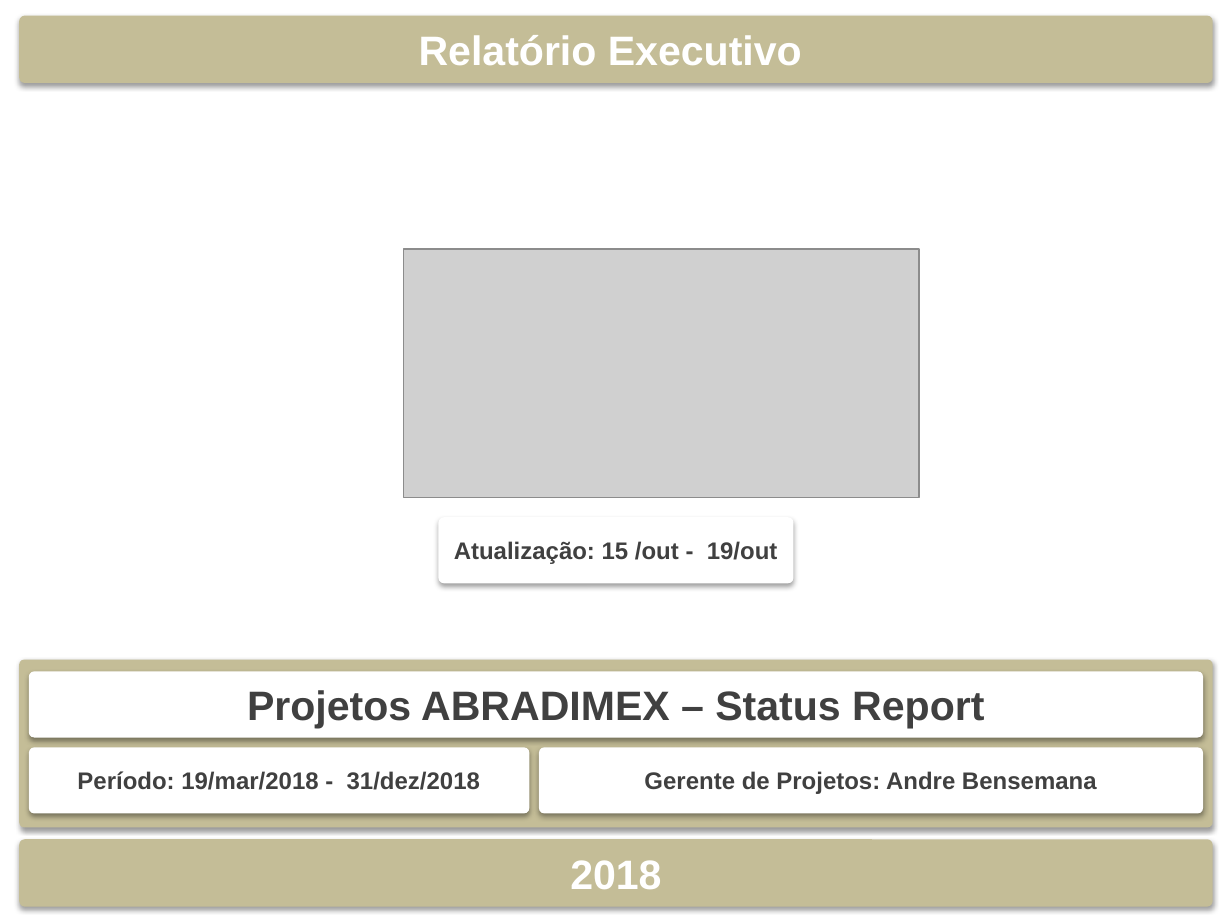
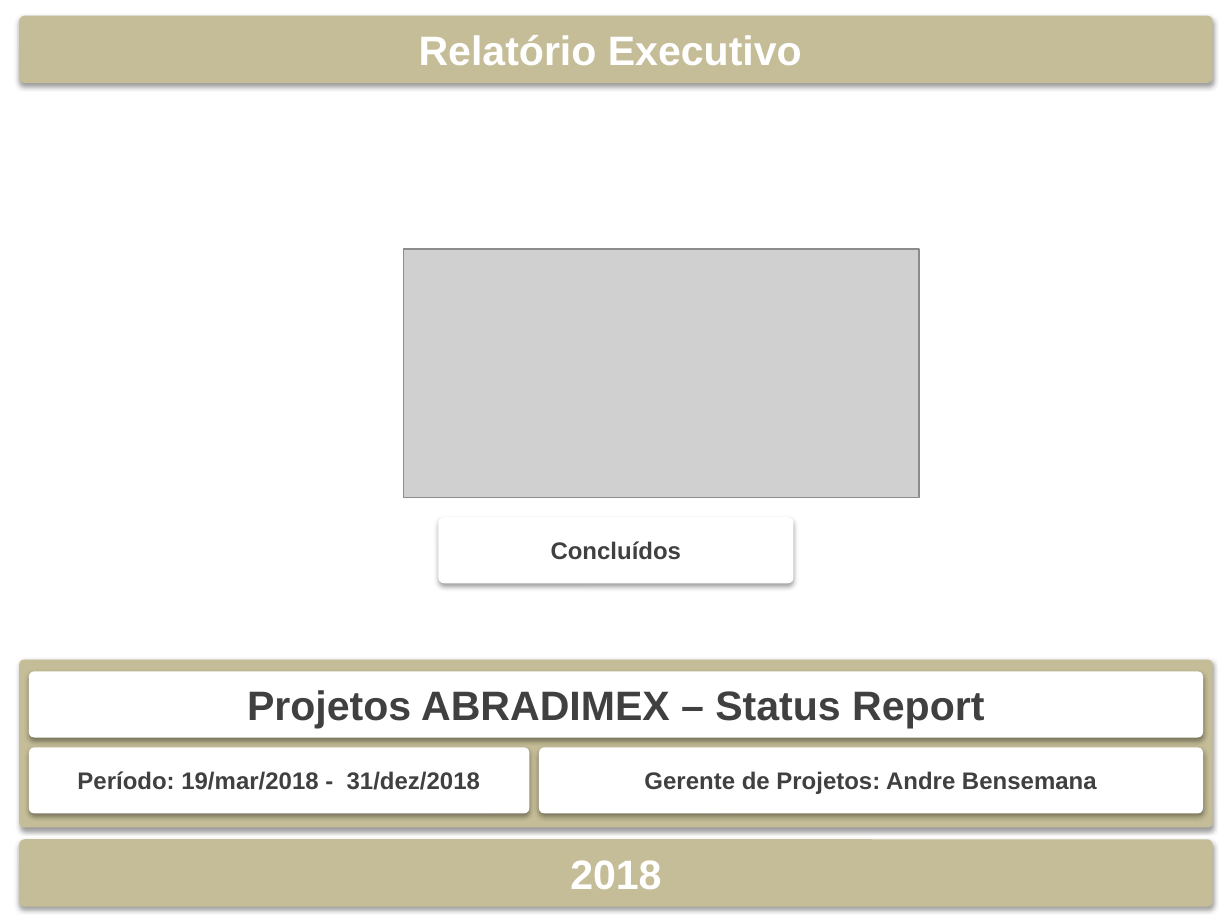
Before and after one commit to Bensemana/RAG_Abradimex, a slide deck: slide 1 of RAG - Concluidos 2018.pptx. Drawn at 1232x924 pixels with LibreOffice and Linux fonts; fonts in the diff are those of the drawing; grey boxes stand for pictures. Boxes give left, top, right and bottom in pixels: in the first picture for what was removed or moved away, otherwise in the second. Text is boxed around its words. In the diff, an @@ line names an element or a change of style, - is before the commit and + after.

Commit message:
Atualização 31-04/01/2019

```diff
--- a/RAG - Concluidos 2018.pptx
+++ b/RAG - Concluidos 2018.pptx
@@ text in rounded rectangle at (551,541,682,560): text changed @@
-Atualização: 15 /out - 19/out
+Concluídos
```
Also in this commit, not shown: 2 slides removed, 8 other files.
